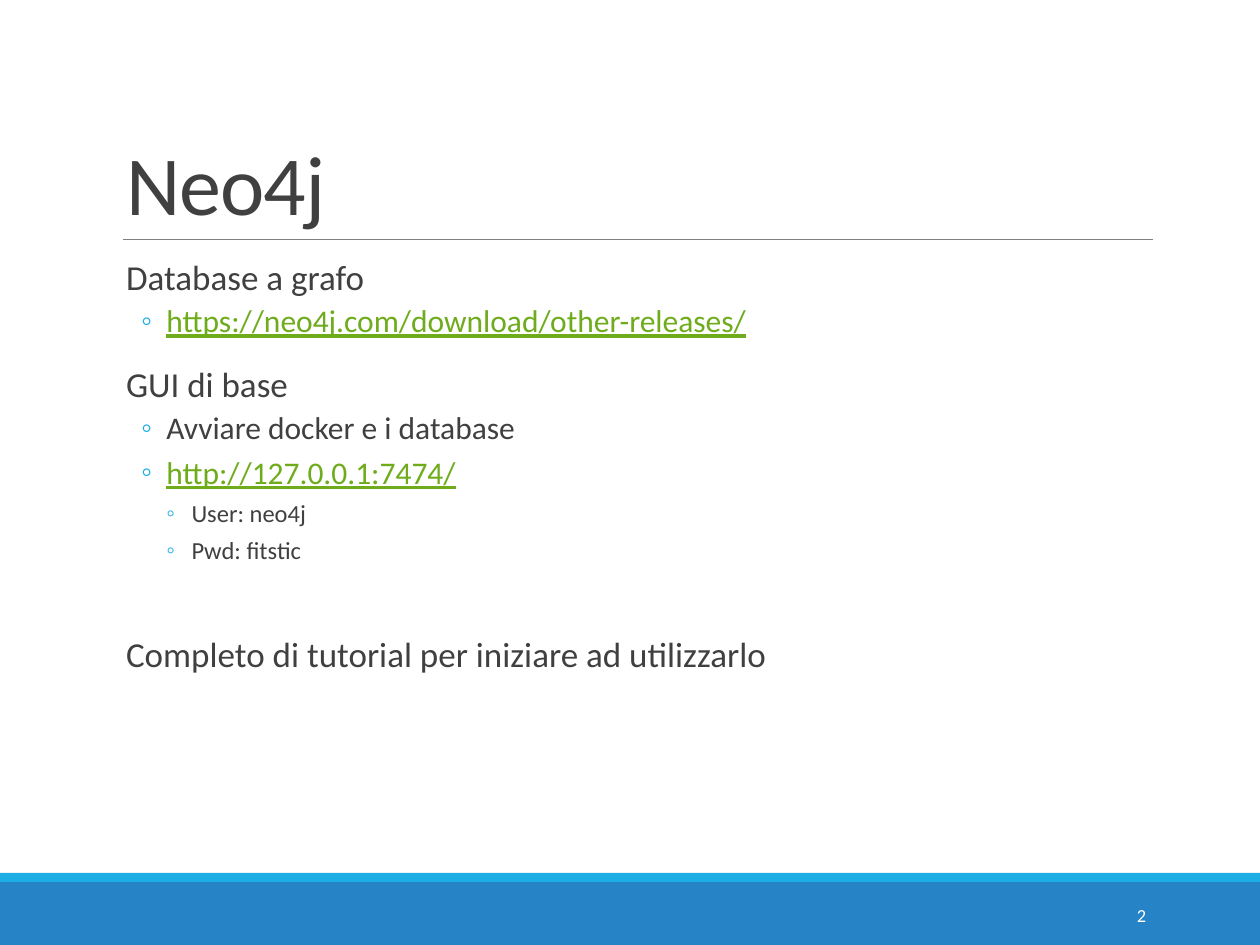
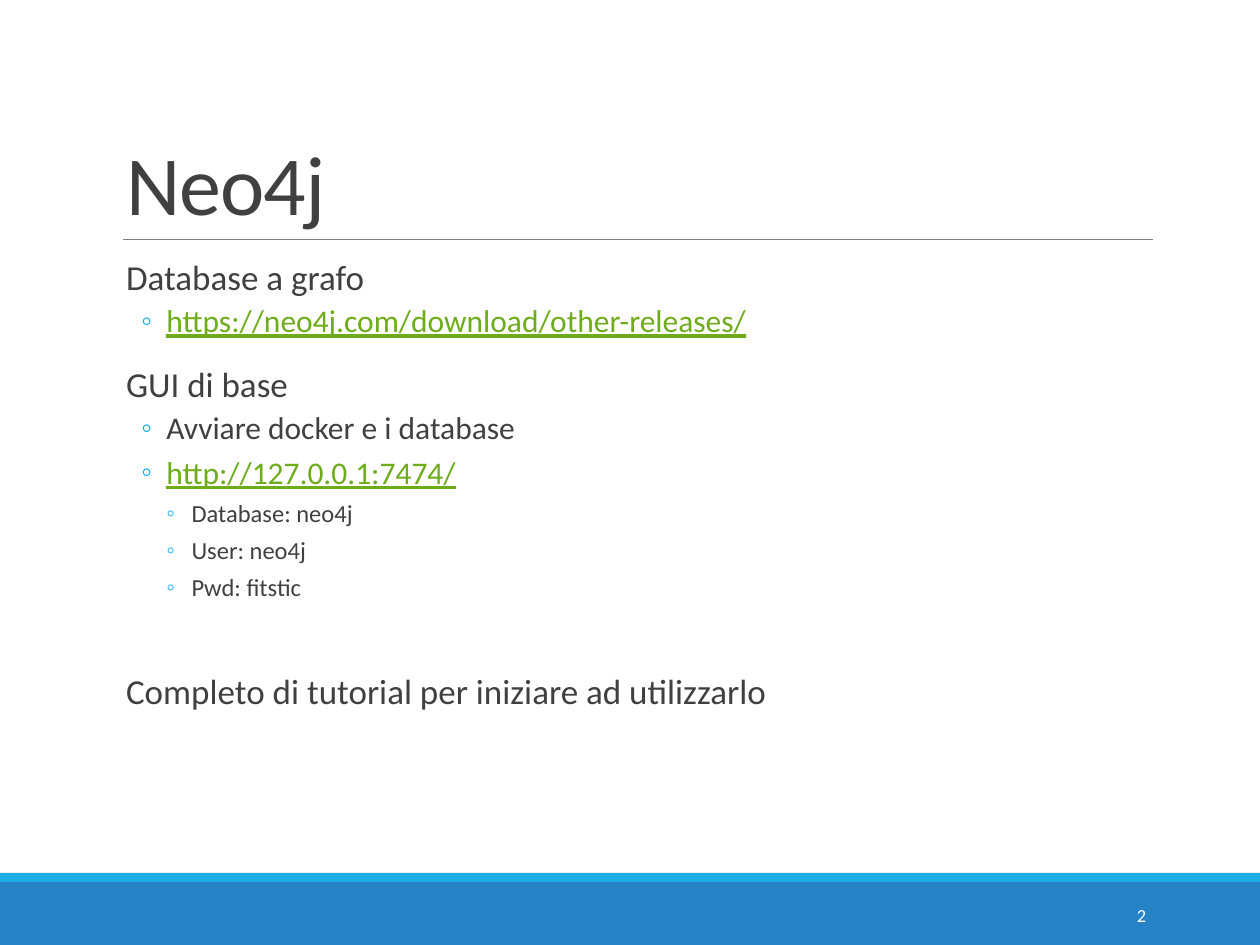
Before and after one commit to w4bo/teaching-nosql, a slide deck: slide 2 of slides/04 - E4 - Neo4j.pptx. Drawn at 1260x945 pixels with LibreOffice and Linux fonts; fonts in the diff are those of the drawing. Boxes give left, top, right and bottom in pixels: in the first picture for what was removed or moved away, otherwise in the second. Text is boxed around its words. In the diff, an @@ line names an element or a change of style, - is before the commit and + after.

```diff
--- a/slides/04 - E4 - Neo4j.pptx
+++ b/slides/04 - E4 - Neo4j.pptx
@@ text at [192, 505, 352, 526]: paragraph added @@
+    ◦ Database: neo4j
```
Also in this commit, not shown: 3 other files.
